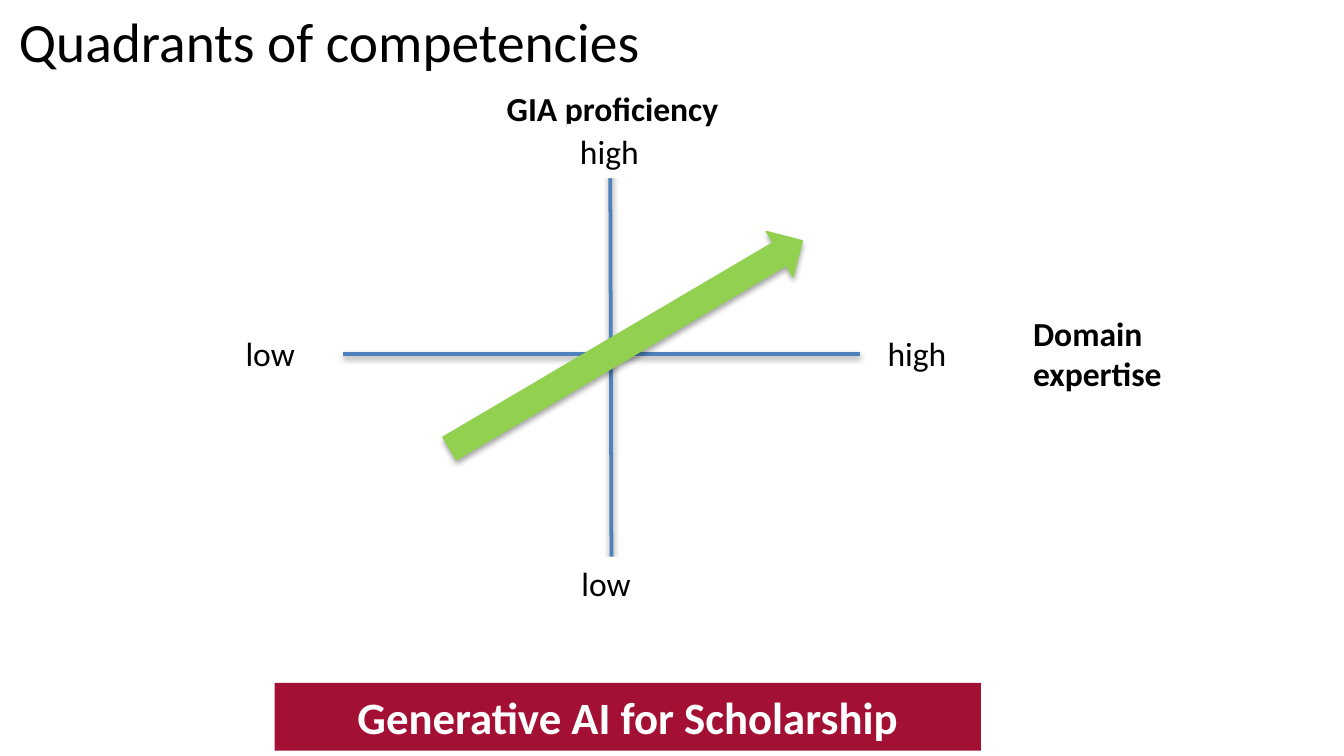
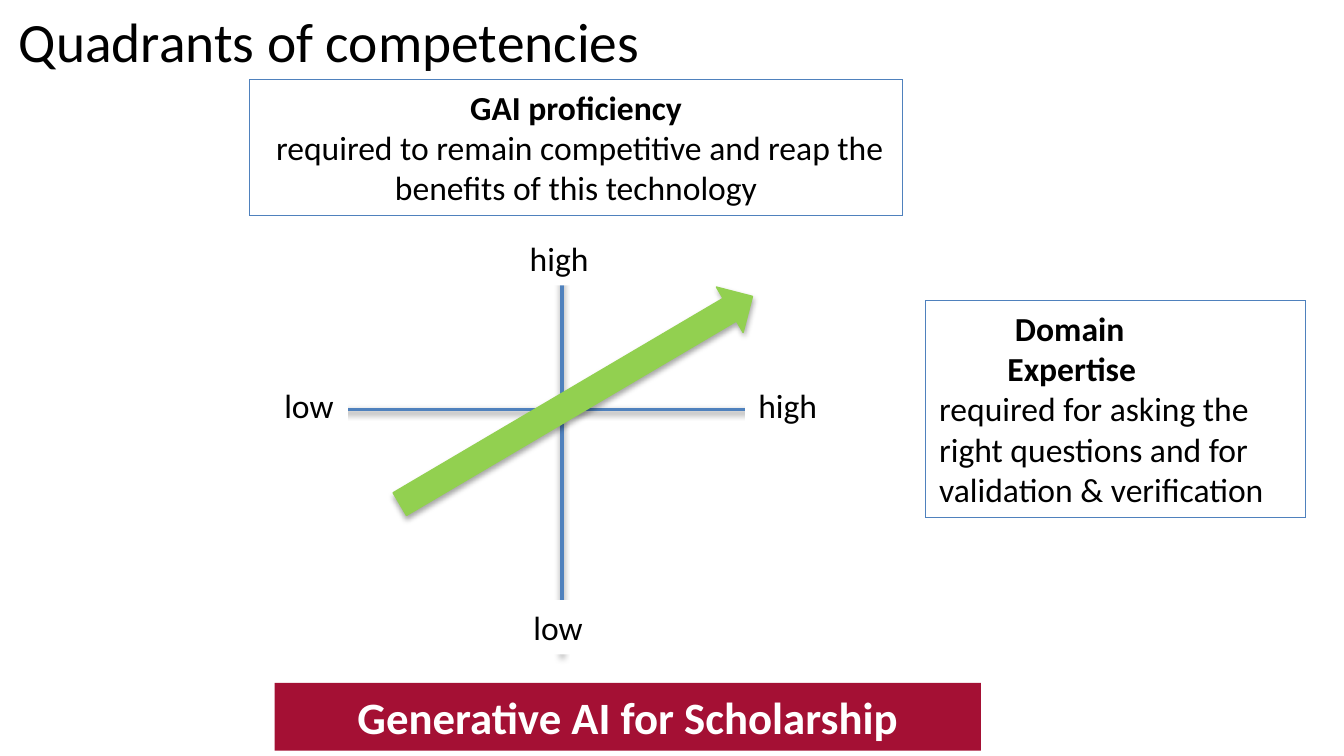
Before and after one commit to astrostubbs/GenAI-for-Scholarship, a slide deck: slide 8 of slides/Session1Slides.pptx (slide 6 before the commit). Drawn at 1344x756 pixels with LibreOffice and Linux fonts; fonts in the diff are those of the drawing; background and template pictures are left out. Boxes give left, top, right and bottom in pixels: in the first picture for what was removed or moved away, otherwise in the second. Text is boxed around its words. In the diff, an @@ line names an element or a change of style, - is before the commit and + after.

```diff
--- a/slides/Session1Slides.pptx
+++ b/slides/Session1Slides.pptx
@@ rectangle added at (249,79,902,215), outline #4F81BD 0.75 pt, 18 pt, text #000000 @@
+GAI proficiency
+required to remain competitive and reap the benefits of this technology
@@ text removed at (507,97,718,127) @@
-GIA proficiency
@@ text "high": place and size @@
-text "high" at (580,140,639,170)
+text "high" at (530,247,589,277)
@@ line moved from (612, 599) - (610, 136) to (562, 655) - (562, 251) @@
@@ right arrow: place and size @@
-right arrow at (436,218,816,471)
+right arrow at (386,273,766,526)
@@ rectangle "Domain": place and size @@
-rectangle "Domain" at (1033,322,1162,392)
+rectangle "Domain" at (926,301,1305,519)
@@ rectangle "Domain" at (926,301,1305,519): outline none to #4F81BD 0.75 pt @@
@@ text in rectangle at (939,357,1263,503): text changed; bold off @@
-expertise
+Expertise
+required for asking the right questions and for validation & verification
@@ text "low": place and size @@
-text "low" at (246,342,295,367)
+text "low" at (284,394,333,419)
@@ text "high": place and size @@
-text "high" at (888,342,947,372)
+text "high" at (758,394,817,424)
@@ line moved from (343, 353) - (860, 353) to (293, 410) - (810, 410) @@
@@ text "low": place and size @@
-text "low" at (581,572,630,597)
+text "low" at (533,616,582,641)
```
Also in this commit, not shown: 1 other slide changed, 2 slides added.
